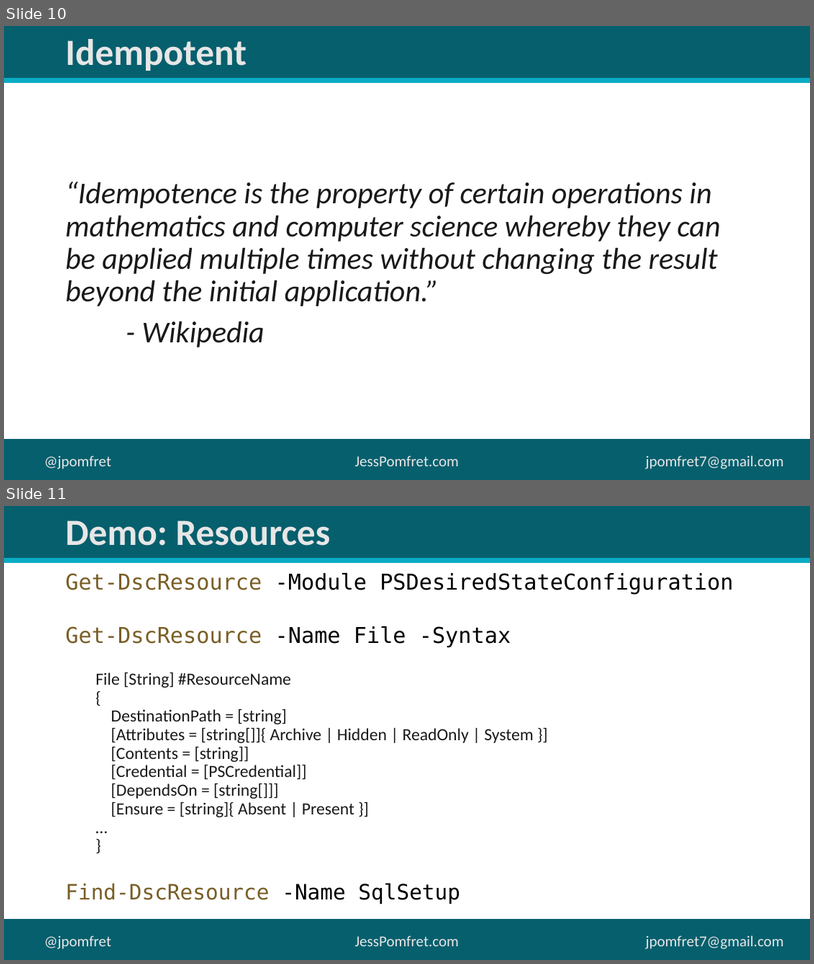
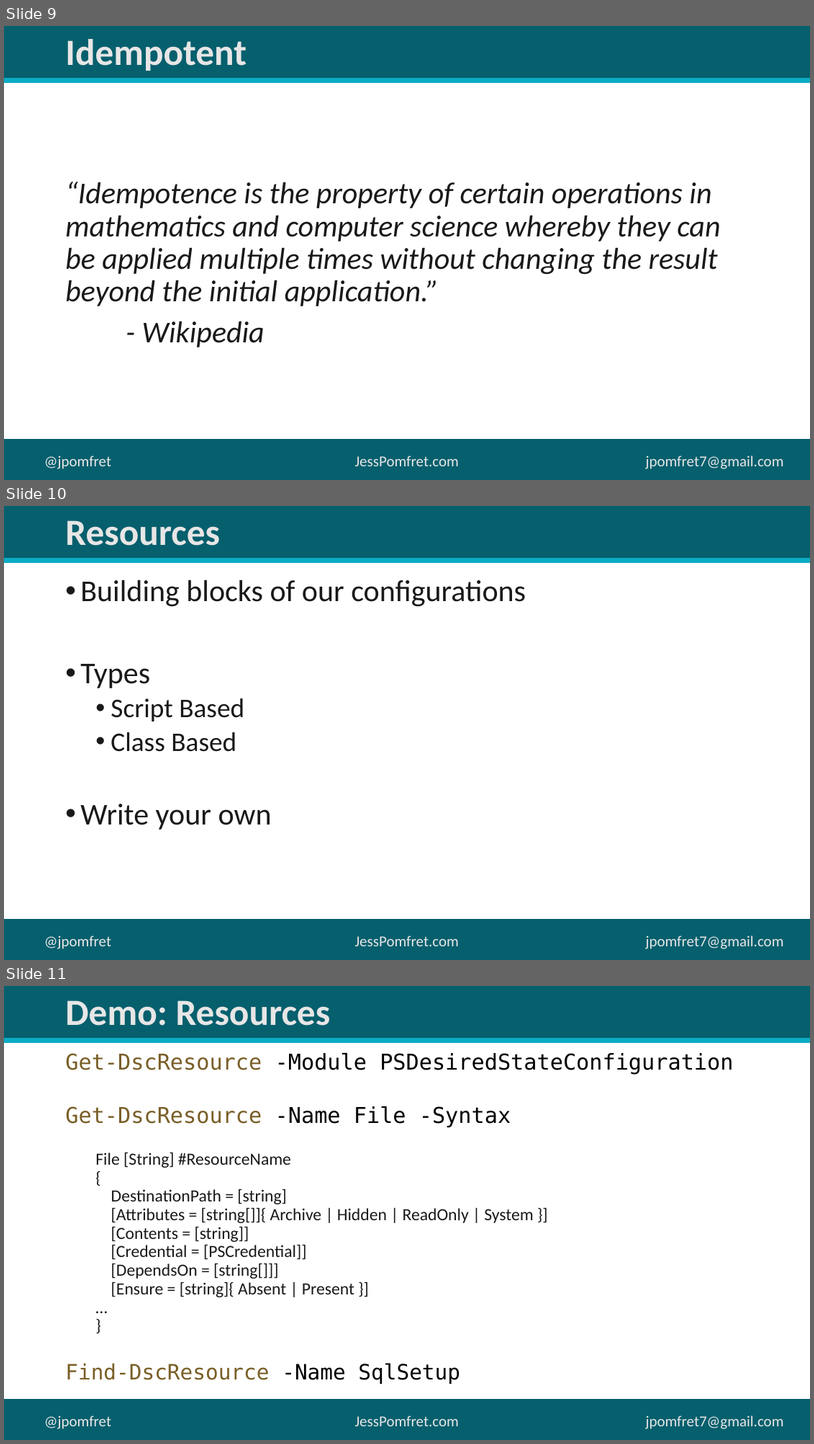
Before and after one commit to jpomfret/demos, a slide deck: DSC_SQLServer/Desired State Configuration.pptx. Shown one above the other, each under a label of ours: slides 10 and 11 before the commit, slides 9, 10 and 11 after it. The pictures are 814x964 and 814x1444 pixels, drawn with LibreOffice and Linux fonts; fonts in the diff are those of the drawing; background and template pictures are left out. Boxes give left, top, right and bottom in pixels: in the first picture for what was removed or moved away, otherwise in the second. Text is boxed around its words. In the diff, an @@ line names an element or a change of style, - is before the commit and + after.

```diff
--- a/DSC_SQLServer/Desired State Configuration.pptx
+++ b/DSC_SQLServer/Desired State Configuration.pptx
@@ slide 10 added at <box>4,506,810,960</box>, background #FFFFFF; not listed: 6 template elements that a slide beside it also shows @@
@@ title added at <box>65,520,220,546</box>, 44 pt, text #E7E6E6, bold @@
+Resources
@@ text added at <box>80,580,526,829</box>, 36 pt, text #191919 @@
+• Building blocks of our configurations
+• Types
+  • Script Based
+  • Class Based
+• Write your own
@@ what was slide 10 is now slide 9 @@
```
Also in this commit, not shown: 5 slides changed, 3 other slides added, 4 slides removed, 5 other files.
